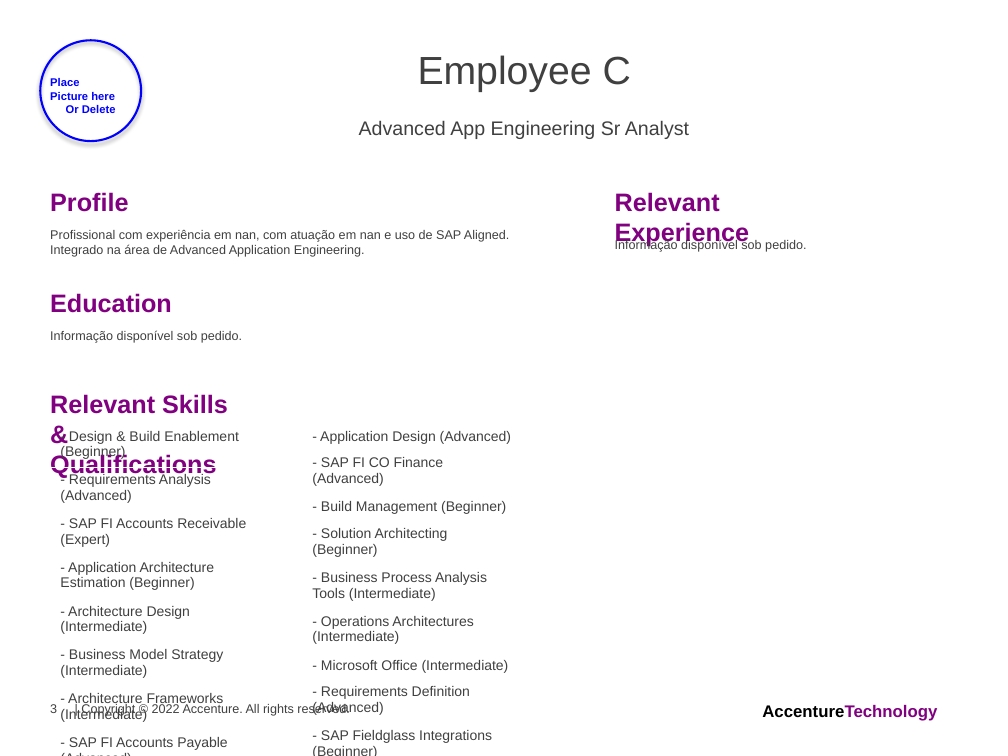
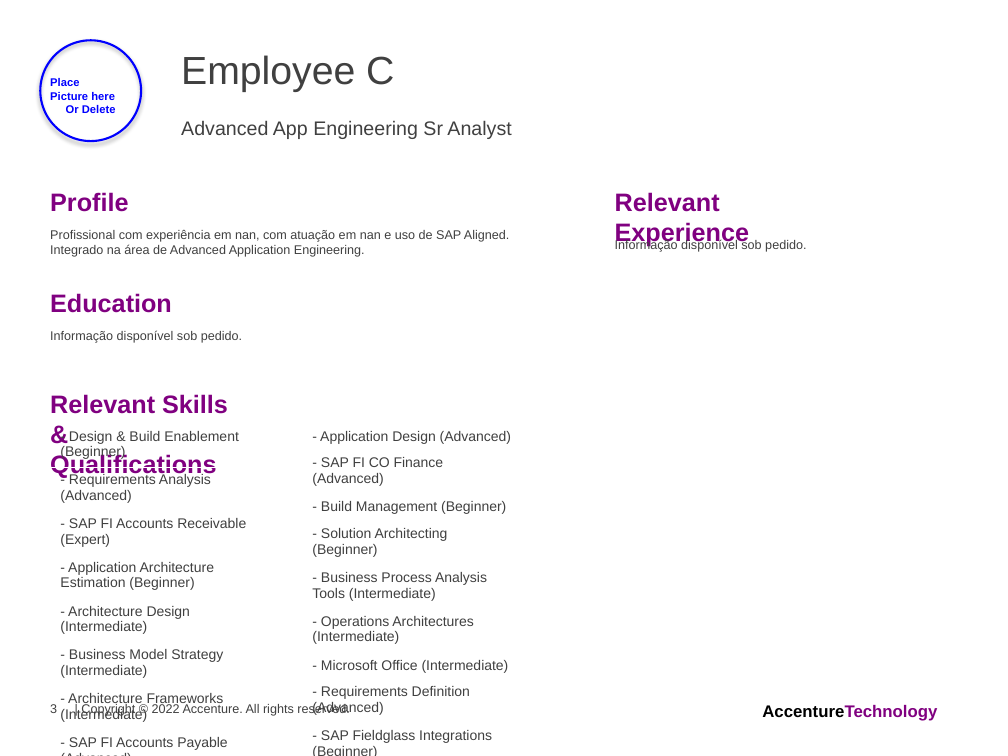
Before and after one commit to glfaria/accenture, a slide deck: slide 1 of Employee_Presentations/Employee_C_3.pptx. Drawn at 1008x756 pixels with LibreOffice and Linux fonts; fonts in the diff are those of the drawing. Boxes give left, top, right and bottom in pixels: in the first picture for what was removed or moved away, otherwise in the second. Text is boxed around its words. In the diff, an @@ line names an element or a change of style, - is before the commit and + after.

```diff
--- a/Employee_Presentations/Employee_C_3.pptx
+++ b/Employee_Presentations/Employee_C_3.pptx
@@ text "Employee C": place and size @@
-text "Employee C" at <box>418,55,631,92</box>
+text "Employee C" at <box>181,55,394,92</box>
@@ text "Employee C" at <box>181,55,394,92</box>: alignment centre to left @@
@@ text "Advanced App Engineering Sr Analyst": place and size @@
-text "Advanced App Engineering Sr Analyst" at <box>359,120,689,139</box>
+text "Advanced App Engineering Sr Analyst" at <box>181,120,511,139</box>
@@ text "Advanced App Engineering Sr Analyst" at <box>181,120,511,139</box>: alignment centre to left @@
```
Also in this commit, not shown: 8 other files.
